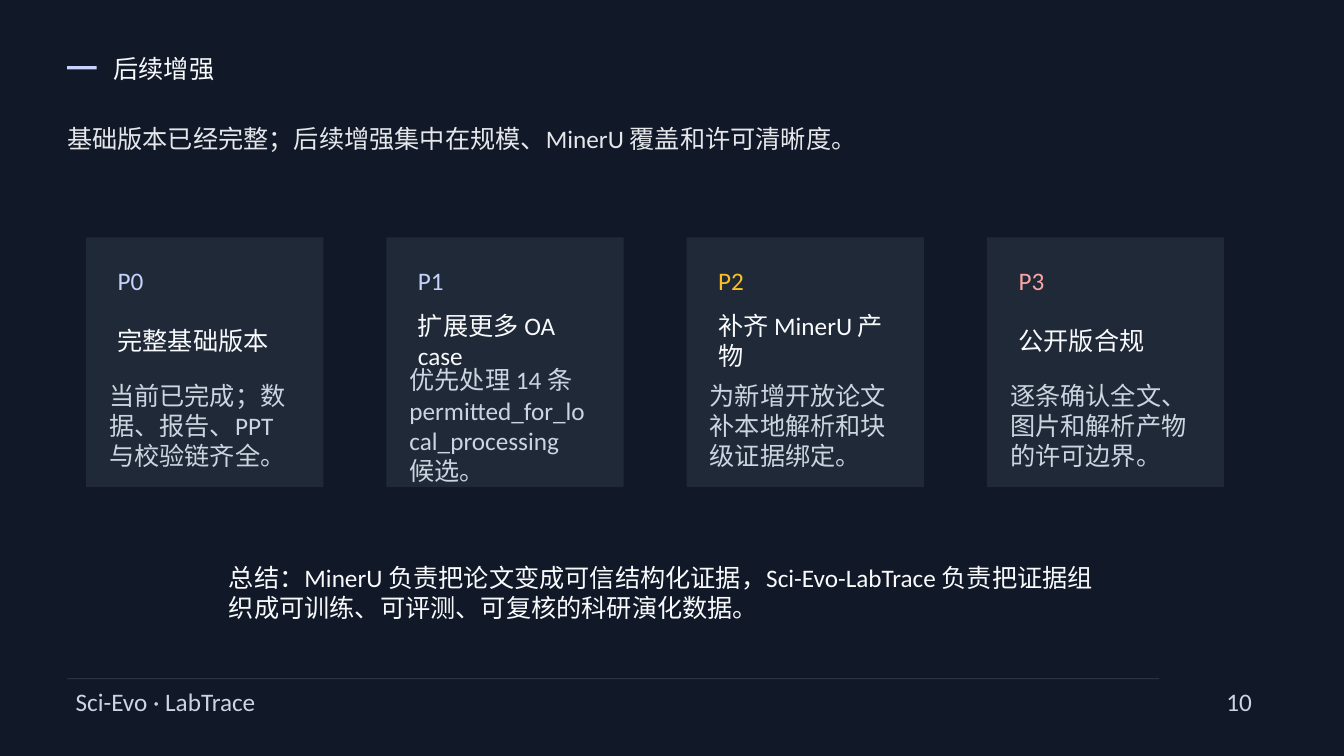
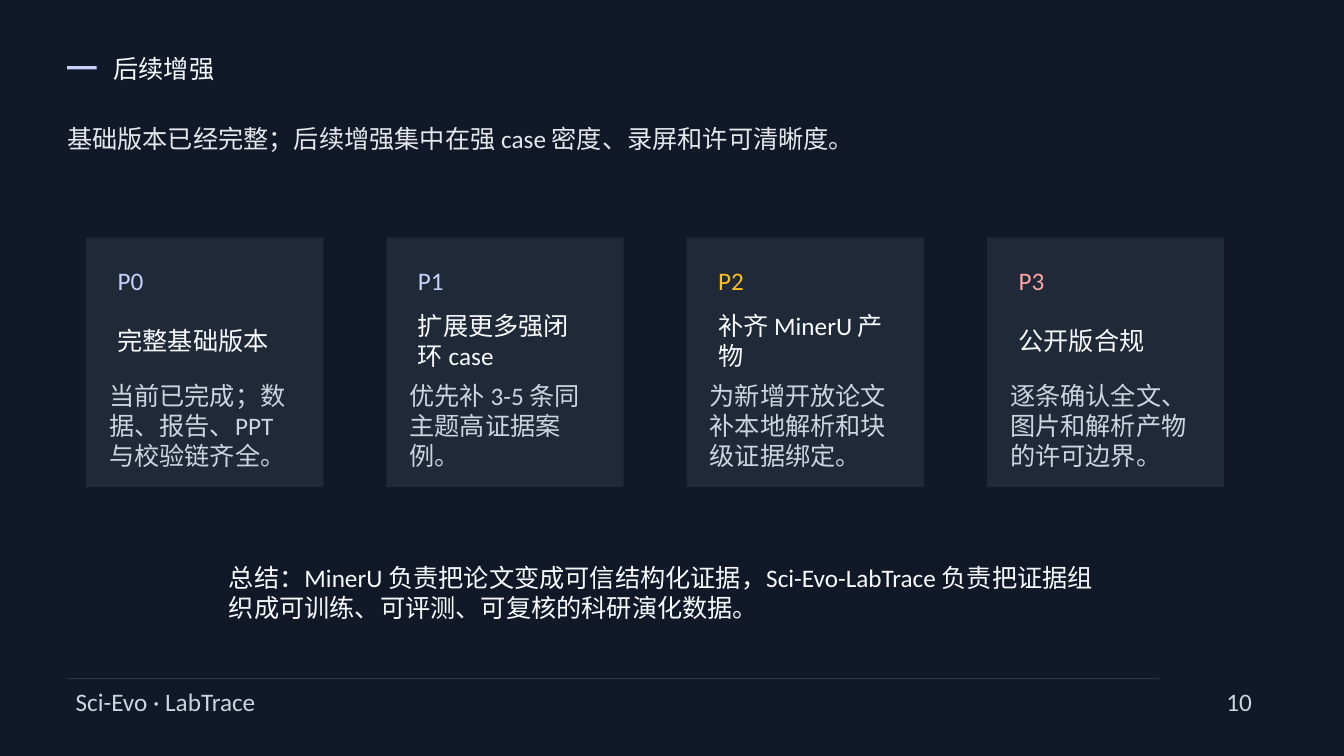
Before and after one commit to medisean/Sci-Evo-LabTrace, a slide deck: slide 10 of outputs/submission_pack/deliverables/scievo_labtrace_overview.pptx. Drawn at 1344x756 pixels with LibreOffice and Linux fonts; fonts in the diff are those of the drawing. Boxes give left, top, right and bottom in pixels: in the first picture for what was removed or moved away, otherwise in the second. Text is boxed around its words. In the diff, an @@ line names an element or a change of style, - is before the commit and + after.

```diff
--- a/outputs/submission_pack/deliverables/scievo_labtrace_overview.pptx
+++ b/outputs/submission_pack/deliverables/scievo_labtrace_overview.pptx
@@ text at [67, 126, 854, 152]: text changed @@
-基础版本已经完整；后续增强集中在规模、MinerU 覆盖和许可清晰度。
+基础版本已经完整；后续增强集中在强 case 密度、录屏和许可清晰度。
@@ text at [418, 314, 569, 367]: text changed @@
-扩展更多 OA case
+扩展更多强闭环 case
@@ text at [409, 384, 580, 467]: text changed @@
-优先处理 14 条 permitted_for_local_processing 候选。
+优先补 3-5 条同主题高证据案例。
```
Also in this commit, not shown: 4 other slides changed, 23 other files.
